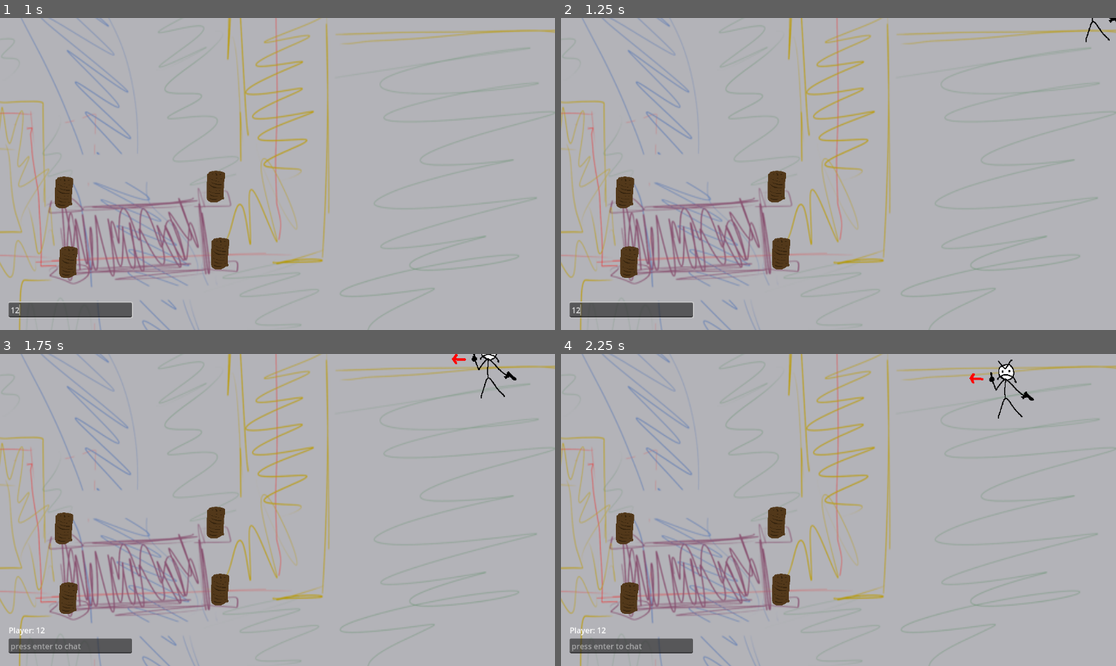
Above: before the commit, frames 1-4 (two rows, left to right).
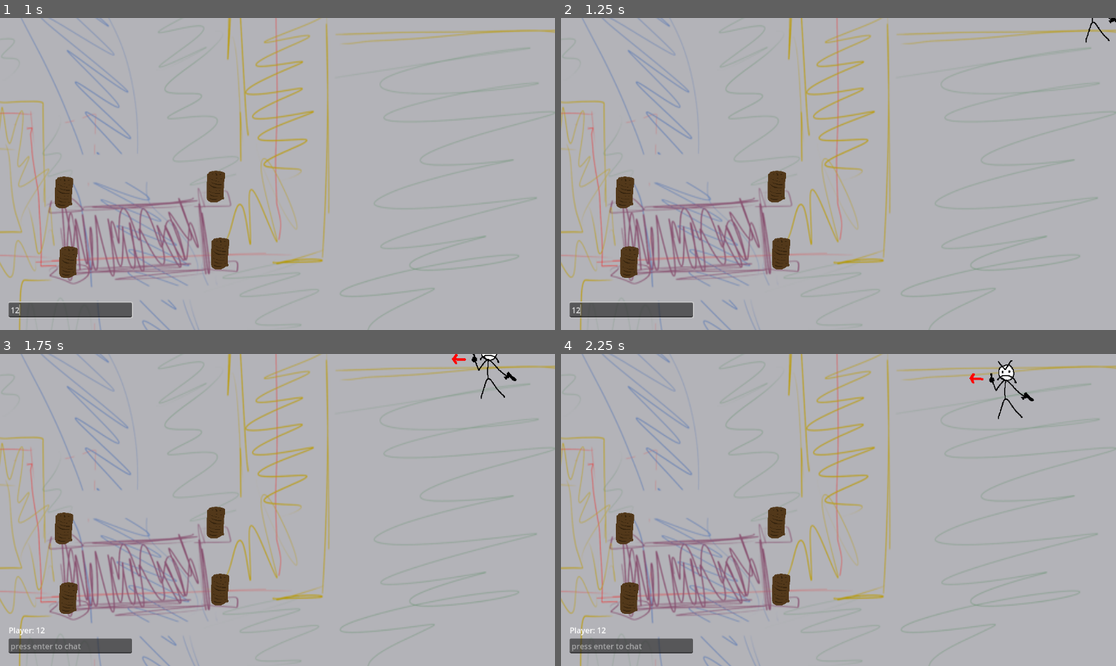
Above: after the commit, the same moments.

Repository: ndvrxd/cultism
Game: Godot game, scene res://scenes/world.tscn
Same seed, same stepped clock (60 frames per second), same inputs: the game is played once before the commit and once after it. This scene is started directly instead of the project's main scene.
Inputs (mouse positions are in pixels of both pictures, inside the frame that each line leads up to):
- Up to frame 1 (1 s): click (72, 311) at 0.52 s; type "12" at 0.6 s
- Up to frame 2 (1.25 s): no input
- Up to frame 3 (1.75 s): tap Enter (Chat) at 1.25 s; move the mouse to (399, 494) at 1.27 s; hold D (right) from 1.28 s (still down); hold Down (CameraTiltDown) from 1.28 s (still down)
- Up to frame 4 (2.25 s): move the mouse to (727, 525) at 2.02 s; release D (right) at 2.03 s; release Down (CameraTiltDown) at 2.03 s; hold S (down) from 2.03 s (still down); tap Up (CameraTiltUp) at 2.1 s

Frame 1 is identical in both runs. In frame 2, less than 0.1% of the frame differs, in the area x 94-100%, y 0-9%; in frame 3, 0.1%; in frame 4, 0.2%, in the area x 77-86%, y 1-21%.

Commit message:
fix layering for a lot of sprites & deco

Diff:
--- a/cult-game-version-0.1/art/scenery/grass_ph.tscn
+++ b/cult-game-version-0.1/art/scenery/grass_ph.tscn
@@ -6,5 +6,5 @@
 y_sort_enabled = true
 
 [node name="Sprite2D" type="Sprite2D" parent="."]
-position = Vector2(0, -25)
 texture = ExtResource("1_fn6ug")
+offset = Vector2(0, -25)
--- a/cult-game-version-0.1/art/scenery/post_ph.tscn
+++ b/cult-game-version-0.1/art/scenery/post_ph.tscn
@@ -6,5 +6,5 @@
 y_sort_enabled = true
 
 [node name="Sprite2D" type="Sprite2D" parent="."]
-position = Vector2(0, -50)
 texture = ExtResource("1_drk1s")
+offset = Vector2(0, -50)
--- a/cult-game-version-0.1/art/scenery/rocks_ph.tscn
+++ b/cult-game-version-0.1/art/scenery/rocks_ph.tscn
@@ -6,5 +6,5 @@
 y_sort_enabled = true
 
 [node name="Sprite2D" type="Sprite2D" parent="."]
-position = Vector2(0, -25)
 texture = ExtResource("1_667ff")
+offset = Vector2(0, -25)
--- a/cult-game-version-0.1/art/scenery/sunflower_ph.tscn
+++ b/cult-game-version-0.1/art/scenery/sunflower_ph.tscn
@@ -6,5 +6,5 @@
 y_sort_enabled = true
 
 [node name="Sprite2D" type="Sprite2D" parent="."]
-position = Vector2(0, -50)
 texture = ExtResource("1_755y1")
+offset = Vector2(0, -50)
--- a/cult-game-version-0.1/art/scenery/tree_ph.tscn
+++ b/cult-game-version-0.1/art/scenery/tree_ph.tscn
@@ -6,5 +6,5 @@
 y_sort_enabled = true
 
 [node name="Sprite2D" type="Sprite2D" parent="."]
-position = Vector2(0, -50)
 texture = ExtResource("1_dvegp")
+offset = Vector2(0, -50)
--- a/cult-game-version-0.1/objects/enemy.tscn
+++ b/cult-game-version-0.1/objects/enemy.tscn
@@ -31,15 +31,15 @@
 rotation = 1.5708
 texture = ExtResource("2_xaobe")
 
-[node name="anchor" type="Node2D" parent="." groups=["upright_sprite"]]
+[node name="upright_anchor" type="Node2D" parent="." groups=["upright_sprite"]]
 y_sort_enabled = true
 position = Vector2(0, 3.8147e-06)
 
-[node name="sprite" type="Sprite2D" parent="anchor"]
+[node name="sprite" type="Sprite2D" parent="upright_anchor"]
 texture_filter = 1
-position = Vector2(0, -63)
 scale = Vector2(0.69, 0.69)
 texture = ExtResource("2_xabwo")
+offset = Vector2(0, -89.58)
 
 [node name="CollisionShape2D" type="CollisionShape2D" parent="."]
 position = Vector2(-7, -50)
--- a/cult-game-version-0.1/objects/player.tscn
+++ b/cult-game-version-0.1/objects/player.tscn
@@ -22,14 +22,15 @@
 scale = Vector2(0.335, 0.805)
 shape = SubResource("RectangleShape2D_nrcso")
 
-[node name="Node2D" type="Node2D" parent="." groups=["upright_sprite"]]
+[node name="upright_anchor" type="Node2D" parent="." groups=["upright_sprite"]]
 y_sort_enabled = true
 
-[node name="Sprite2D" type="Sprite2D" parent="Node2D"]
+[node name="Sprite2D" type="Sprite2D" parent="upright_anchor"]
 texture_filter = 1
-position = Vector2(5.5, -71.5)
+position = Vector2(5.5, 0)
 scale = Vector2(0.765, 0.765)
 texture = ExtResource("2_ysvs3")
+offset = Vector2(0, -91)
 
 [node name="shoulder" type="Node2D" parent="."]
 position = Vector2(-3, -79)
--- a/cult-game-version-0.1/objects/test_effigy.tscn
+++ b/cult-game-version-0.1/objects/test_effigy.tscn
@@ -10,6 +10,7 @@
 
 [sub_resource type="QuadMesh" id="QuadMesh_lbiwx"]
 size = Vector2(-1, 1)
+center_offset = Vector3(0, 1.34, 0)
 
 [sub_resource type="Gradient" id="Gradient_68kti"]
 colors = PackedColorArray(1, 0, 0, 1, 1, 0, 1, 1)
@@ -54,28 +55,27 @@
 [node name="shoulder" type="Node2D" parent="."]
 position = Vector2(0, -142)
 
-[node name="Node2D" type="Node2D" parent="." groups=["upright_sprite"]]
+[node name="upright_anchor" type="Node2D" parent="." groups=["upright_sprite"]]
 y_sort_enabled = true
 
-[node name="flame fx" type="MeshInstance2D" parent="Node2D"]
+[node name="flame fx" type="MeshInstance2D" parent="upright_anchor"]
 material = SubResource("ShaderMaterial_moupg")
-position = Vector2(-5.82068e-11, -193)
 rotation = 3.14159
 scale = Vector2(144, 144)
 mesh = SubResource("QuadMesh_lbiwx")
 
-[node name="GPUParticles2D" type="GPUParticles2D" parent="Node2D"]
-position = Vector2(-4.44089e-16, -193)
-scale = Vector2(12, 12)
+[node name="Sprite" type="Sprite2D" parent="upright_anchor"]
+texture_filter = 1
+scale = Vector2(1.155, 1.155)
+texture = ExtResource("1_qbvs6")
+offset = Vector2(0, -85)
+
+[node name="GPUParticles2D" type="GPUParticles2D" parent="upright_anchor/Sprite"]
+position = Vector2(-3.84493e-16, -167.1)
+scale = Vector2(10.3896, 10.3896)
 process_material = SubResource("ParticleProcessMaterial_yi8o0")
 texture = ExtResource("1_ocdxr")
 trail_lifetime = 0.2
-
-[node name="Sprite" type="Sprite2D" parent="Node2D"]
-texture_filter = 1
-position = Vector2(0, -104)
-scale = Vector2(1.155, 1.155)
-texture = ExtResource("1_qbvs6")
 
 [node name="CollisionShape2D" type="CollisionShape2D" parent="."]
 position = Vector2(0.069, -50.318)
